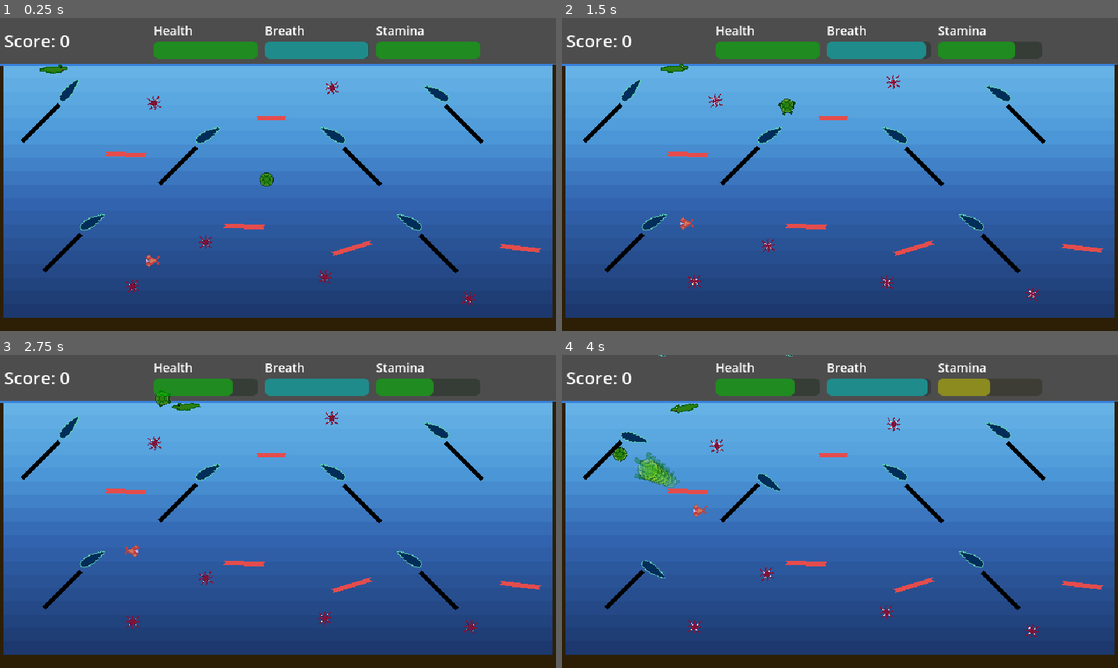
Above: before the commit, frames 1-4 (two rows, left to right).
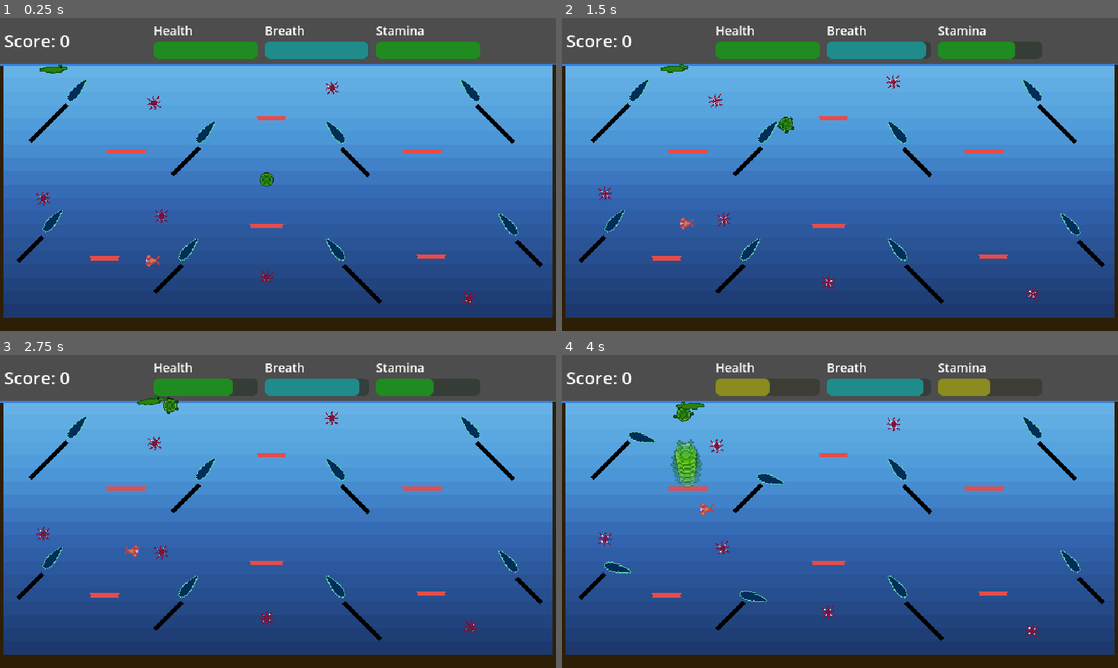
Above: after the commit, the same moments.

Repository: derftymutt/turtle-game
Game: Godot game, scene res://scenes/main.tscn
Same seed, same stepped clock (60 frames per second), same inputs: the game is played once before the commit and once after it.
Inputs:
- Up to frame 1 (0.25 s): no input
- Up to frame 2 (1.5 s): tap Enter (ui_accept) at 0.5, 1.35 s; hold D (move_right) 0.53-1.28 s; hold Enter (ui_accept) 0.53-1.28 s; hold S (move_down) from 1.28 s (still down)
- Up to frame 3 (2.75 s): tap Enter (ui_accept) at 1.52, 1.82 s; release S (move_down) at 2.03 s; hold D (move_right) from 2.03 s (still down); hold Enter (ui_accept) from 2.03 s (still down)
- Up to frame 4 (4 s): release D (move_right) at 2.78 s; release Enter (ui_accept) at 2.78 s; hold W (move_up) 2.78-3.53 s; tap Enter (ui_accept) at 2.85, 3.02, 3.32 s; hold Z (flipper_left) from 3.53 s (still down); hold Enter (ui_accept) from 3.53 s (still down)

The runs differ from the first frame. In frame 1, 3.7% of the frame differs, in the area x 3-98%, y 19-92%; in frame 2, 3.9%; in frame 3, 4.1%; in frame 4, 5.8%, in the area x 3-98%, y 0-92%.

Commit message:
level design improvements

Diff:
--- a/scenes/flipper.tscn
+++ b/scenes/flipper.tscn
@@ -13,6 +13,7 @@
 
 [node name="Flipper" type="StaticBody2D"]
 script = ExtResource("1_otgx2")
+rest_angle = -50.0
 
 [node name="CollisionShape2D" type="CollisionShape2D" parent="."]
 position = Vector2(12.0023775, 0.7499838)
--- a/scenes/main.tscn
+++ b/scenes/main.tscn
@@ -28,6 +28,9 @@
 [sub_resource type="PhysicsMaterial" id="PhysicsMaterial_muem4"]
 friction = 0.8
 
+[sub_resource type="PhysicsMaterial" id="PhysicsMaterial_vxglm"]
+friction = 0.8
+
 [sub_resource type="PhysicsMaterial" id="PhysicsMaterial_dp3eg"]
 friction = 0.8
 
@@ -38,8 +41,7 @@
 friction = 0.8
 
 [sub_resource type="PhysicsMaterial" id="PhysicsMaterial_yc10j"]
-friction = 0.1
-bounce = 1.2
+friction = 0.8
 
 [sub_resource type="PhysicsMaterial" id="PhysicsMaterial_jscy8"]
 friction = 0.1
@@ -54,6 +56,14 @@
 bounce = 1.2
 
 [sub_resource type="PhysicsMaterial" id="PhysicsMaterial_og1vs"]
+friction = 0.1
+bounce = 1.2
+
+[sub_resource type="PhysicsMaterial" id="PhysicsMaterial_2f3dj"]
+friction = 0.1
+bounce = 1.2
+
+[sub_resource type="PhysicsMaterial" id="PhysicsMaterial_2wyq8"]
 friction = 0.1
 bounce = 1.2
 
@@ -80,8 +90,7 @@
 position = Vector2(-13, 16)
 
 [node name="Flipper Left" parent="." instance=ExtResource("3_sugp2")]
-position = Vector2(-248, -88)
-rest_angle = -50.0
+position = Vector2(-238.99997, -88)
 
 [node name="Flipper Left2" parent="." instance=ExtResource("3_sugp2")]
 position = Vector2(-91, -40)
@@ -93,15 +102,15 @@
 position = Vector2(-77, -195)
 
 [node name="Flipper Right" parent="." instance=ExtResource("3_sugp2")]
-position = Vector2(193, -88)
-rest_angle = 30.0
+position = Vector2(229, -88)
+rest_angle = 50.0
 flip_input = "flipper_right"
 flip_sprite_h = true
 is_right_flipper = true
 
 [node name="Flipper Right2" parent="." instance=ExtResource("3_sugp2")]
 position = Vector2(74, -40)
-rest_angle = 30.0
+rest_angle = 50.0
 flip_input = "flipper_right"
 flip_sprite_h = true
 is_right_flipper = true
@@ -129,104 +138,129 @@
 position = Vector2(62, -103)
 
 [node name="SeaUrchin2" parent="." instance=ExtResource("8_tipki")]
-position = Vector2(-83, 77)
+position = Vector2(-134, 47)
 
 [node name="SeaUrchin3" parent="." instance=ExtResource("8_tipki")]
-position = Vector2(54, 120)
+position = Vector2(-13, 120)
 
 [node name="SeaUrchin4" parent="." instance=ExtResource("8_tipki")]
-position = Vector2(-167, 128)
+position = Vector2(-270, 27)
 
 [node name="SeaUrchin5" parent="." instance=ExtResource("8_tipki")]
 position = Vector2(-142, -80)
 
 [node name="PiranhaSpawner" parent="." instance=ExtResource("10_choun")]
-position = Vector2(287, 28)
+position = Vector2(-175, 40)
 piranha_scene = ExtResource("9_85g3d")
 
 [node name="DeadWall" parent="." instance=ExtResource("11_ya4ey")]
-position = Vector2(214, -57.999996)
+position = Vector2(250, -57.999996)
 rotation = 0.7853982
 physics_material_override = SubResource("PhysicsMaterial_jkv2x")
 wall_length = 60.0
 
 [node name="DeadWall4" parent="." instance=ExtResource("11_ya4ey")]
-position = Vector2(97, -9)
+position = Vector2(89.00001, -14.000004)
 rotation = 0.7853982
 physics_material_override = SubResource("PhysicsMaterial_jbj1t")
-wall_length = 60.0
+wall_length = 45.0
 
 [node name="Flipper Right3" parent="." instance=ExtResource("3_sugp2")]
-position = Vector2(162, 60)
-rest_angle = 30.0
+position = Vector2(74, 95)
+rest_angle = 50.0
 flip_input = "flipper_right"
 flip_sprite_h = true
 is_right_flipper = true
 
 [node name="DeadWall6" parent="." instance=ExtResource("11_ya4ey")]
-position = Vector2(185, 91)
+position = Vector2(97, 126)
 rotation = 0.7853982
 physics_material_override = SubResource("PhysicsMaterial_muem4")
 wall_length = 60.0
 
+[node name="Flipper Right4" parent="." instance=ExtResource("3_sugp2")]
+position = Vector2(273, 66)
+rest_angle = 50.0
+flip_input = "flipper_right"
+flip_sprite_h = true
+is_right_flipper = true
+
+[node name="DeadWall8" parent="." instance=ExtResource("11_ya4ey")]
+position = Vector2(289, 91.000015)
+rotation = 0.7853982
+physics_material_override = SubResource("PhysicsMaterial_vxglm")
+wall_length = 40.0
+
 [node name="DeadWall2" parent="." instance=ExtResource("11_ya4ey")]
-position = Vector2(-115, -10.000004)
+position = Vector2(-106.00001, -14.999996)
 rotation = -0.7853982
 physics_material_override = SubResource("PhysicsMaterial_dp3eg")
-wall_length = 60.0
-
-[node name="Flipper Left5" parent="." instance=ExtResource("3_sugp2")]
-position = Vector2(-224, 60)
-
-[node name="DeadWall5" parent="." instance=ExtResource("11_ya4ey")]
-position = Vector2(-248, 90)
+wall_length = 45.0
+
+[node name="Flipper Left6" parent="." instance=ExtResource("3_sugp2")]
+position = Vector2(-110.99999, 95)
+
+[node name="DeadWall7" parent="." instance=ExtResource("11_ya4ey")]
+position = Vector2(-126, 120)
 rotation = -0.7853982
 physics_material_override = SubResource("PhysicsMaterial_0ld40")
-wall_length = 60.0
-
-[node name="DeadWall3" parent="." instance=ExtResource("11_ya4ey")]
-position = Vector2(-273.00003, -59.000008)
+wall_length = 45.0
+
+[node name="Flipper Left5" parent="." instance=ExtResource("3_sugp2")]
+position = Vector2(-267, 62)
+
+[node name="DeadWall5" parent="." instance=ExtResource("11_ya4ey")]
+position = Vector2(-285, 85.999985)
 rotation = -0.7853982
 physics_material_override = SubResource("PhysicsMaterial_gqmmt")
+wall_length = 40.0
+
+[node name="DeadWall3" parent="." instance=ExtResource("11_ya4ey")]
+position = Vector2(-264, -59.000008)
+rotation = -0.7853982
+physics_material_override = SubResource("PhysicsMaterial_yc10j")
 wall_length = 60.0
 
 [node name="BumperWall" parent="." instance=ExtResource("12_eb6dy")]
-position = Vector2(-175, -23.000008)
-rotation = 0.036651913
-scale = Vector2(0.99999994, 0.99999994)
-physics_material_override = SubResource("PhysicsMaterial_yc10j")
-wall_length = 48.0
-wall_thickness = 5.0
-
-[node name="BumperWall4" parent="." instance=ExtResource("12_eb6dy")]
-position = Vector2(-39, 60)
-rotation = 0.036651913
+position = Vector2(-175, -26)
 scale = Vector2(0.99999994, 0.99999994)
 physics_material_override = SubResource("PhysicsMaterial_jscy8")
 wall_length = 48.0
 wall_thickness = 5.0
 
+[node name="BumperWall4" parent="." instance=ExtResource("12_eb6dy")]
+position = Vector2(-12.999996, 59.999996)
+scale = Vector2(0.99999994, 0.99999994)
+physics_material_override = SubResource("PhysicsMaterial_pm3ni")
+wall_length = 40.0
+wall_thickness = 5.0
+
 [node name="BumperWall5" parent="." instance=ExtResource("12_eb6dy")]
-position = Vector2(279, 85)
-rotation = 0.11868239
-scale = Vector2(0.99999994, 0.99999994)
-physics_material_override = SubResource("PhysicsMaterial_pm3ni")
-wall_length = 48.0
-wall_thickness = 5.0
-
-[node name="BumperWall3" parent="." instance=ExtResource("12_eb6dy")]
-position = Vector2(85, 85)
-rotation = -0.2932153
+position = Vector2(166.00002, -26.000002)
 scale = Vector2(0.99999994, 0.99999994)
 physics_material_override = SubResource("PhysicsMaterial_y6deb")
 wall_length = 48.0
+wall_thickness = 5.0
+
+[node name="BumperWall3" parent="." instance=ExtResource("12_eb6dy")]
+position = Vector2(177, 94.999985)
+scale = Vector2(0.99999994, 0.99999994)
+physics_material_override = SubResource("PhysicsMaterial_og1vs")
+wall_length = 35.0
+wall_thickness = 5.0
+
+[node name="BumperWall6" parent="." instance=ExtResource("12_eb6dy")]
+position = Vector2(-198.99997, 97)
+scale = Vector2(0.99999994, 0.99999994)
+physics_material_override = SubResource("PhysicsMaterial_2f3dj")
+wall_length = 35.0
 wall_thickness = 5.0
 
 [node name="BumperWall2" parent="." instance=ExtResource("12_eb6dy")]
 position = Vector2(-6.9999995, -64)
 rotation = 3.1415927
 scale = Vector2(0.99999994, 0.99999994)
-physics_material_override = SubResource("PhysicsMaterial_og1vs")
+physics_material_override = SubResource("PhysicsMaterial_2wyq8")
 wall_length = 35.0
 wall_thickness = 5.0
 
--- a/scripts/game_over_screen.gd
+++ b/scripts/game_over_screen.gd
@@ -50,6 +50,18 @@
 	get_tree().quit()
 
 func _input(event):
-	# Allow restart with spacebar or enter when game over
-	if visible and event.is_action_pressed("ui_accept"):
-		_on_restart_pressed()
+	# Allow restart with spacebar/enter/any controller button when game over
+	if visible:
+		# Keyboard: spacebar or enter
+		if event.is_action_pressed("ui_accept"):
+			_on_restart_pressed()
+			return
+
+		# Controller: any button press (joypad buttons)
+		if event is InputEventJoypadButton and event.pressed:
+			# Check which button is focused and activate it
+			if restart_button and restart_button.has_focus():
+				_on_restart_pressed()
+			elif quit_button and quit_button.has_focus():
+				_on_quit_pressed()
+			return
Not shown: 1 places in scenes/main.tscn that only renumber resources
